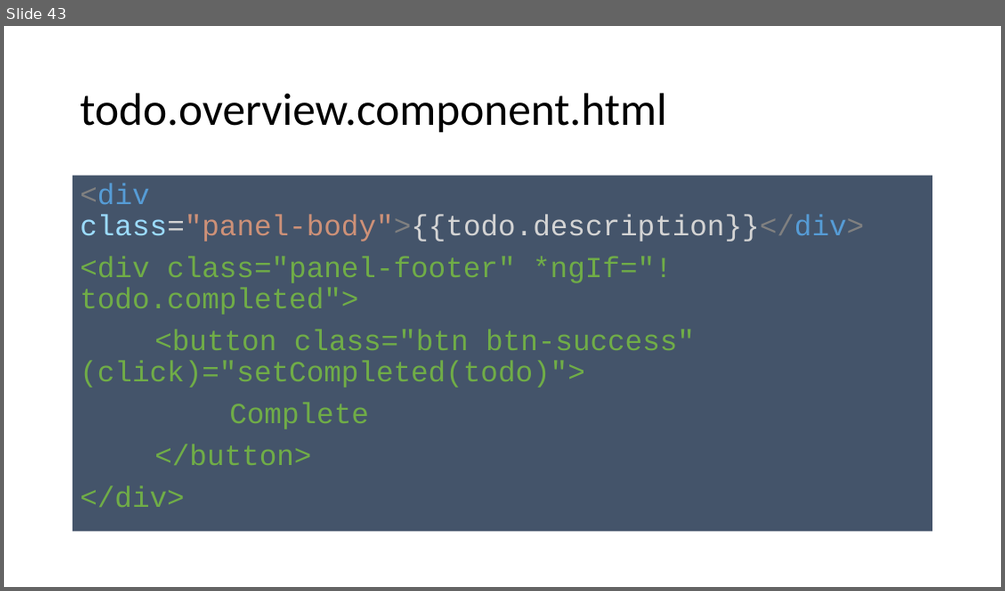
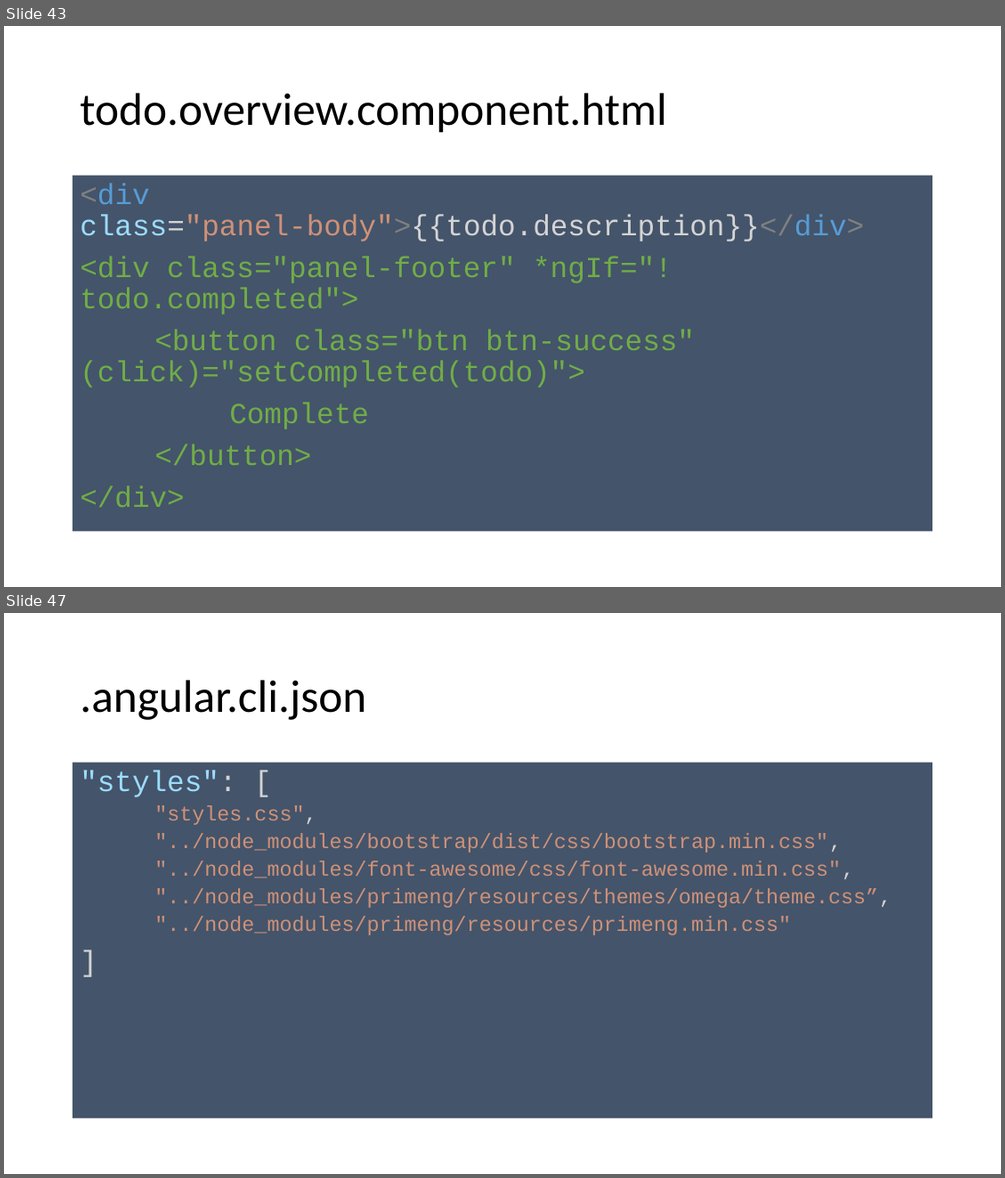
Before and after one commit to spirit-coding/todo-app-aj33349, a slide deck: Angular2.pptx. Shown one above the other, each under a label of ours: slide 43 before the commit, slides 43 and 47 after it; the slides between them are not shown. The pictures are 1005x591 and 1005x1178 pixels, drawn with LibreOffice and Linux fonts; fonts in the diff are those of the drawing. Boxes give left, top, right and bottom in pixels: in the first picture for what was removed or moved away, otherwise in the second. Text is boxed around its words. In the diff, an @@ line names an element or a change of style, - is before the commit and + after.

```diff
--- a/Angular2.pptx
+++ b/Angular2.pptx
@@ slide 47 added at (4, 613, 1001, 1174), background #FFFFFF @@
@@ title added at (80, 680, 366, 720), 44 pt, text #000000 @@
+.angular.cli.json
@@ text added at (73, 763, 933, 1119), fill #44546A, 20 pt, text #CE9178 @@
+"styles": [
+    "styles.css",
+    "../node_modules/bootstrap/dist/css/bootstrap.min.css",
+    "../node_modules/font-awesome/css/font-awesome.min.css",
+    "../node_modules/primeng/resources/themes/omega/theme.css”,
+    "../node_modules/primeng/resources/primeng.min.css"
+]
```
Also in this commit, not shown: 9 other slides added, 1 slide removed, 7 other files.
